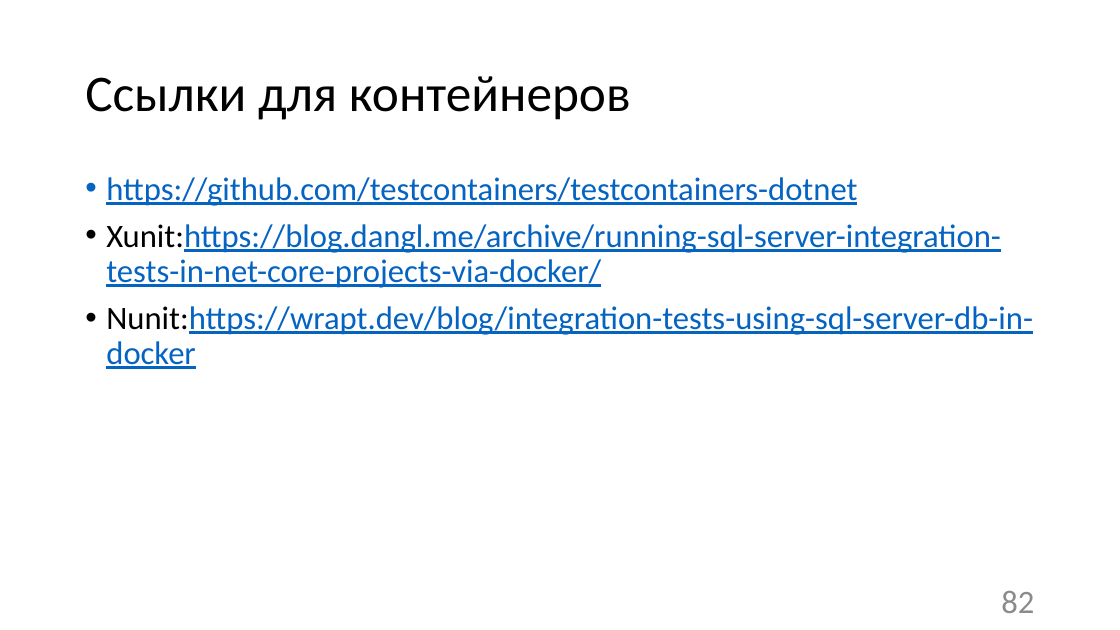
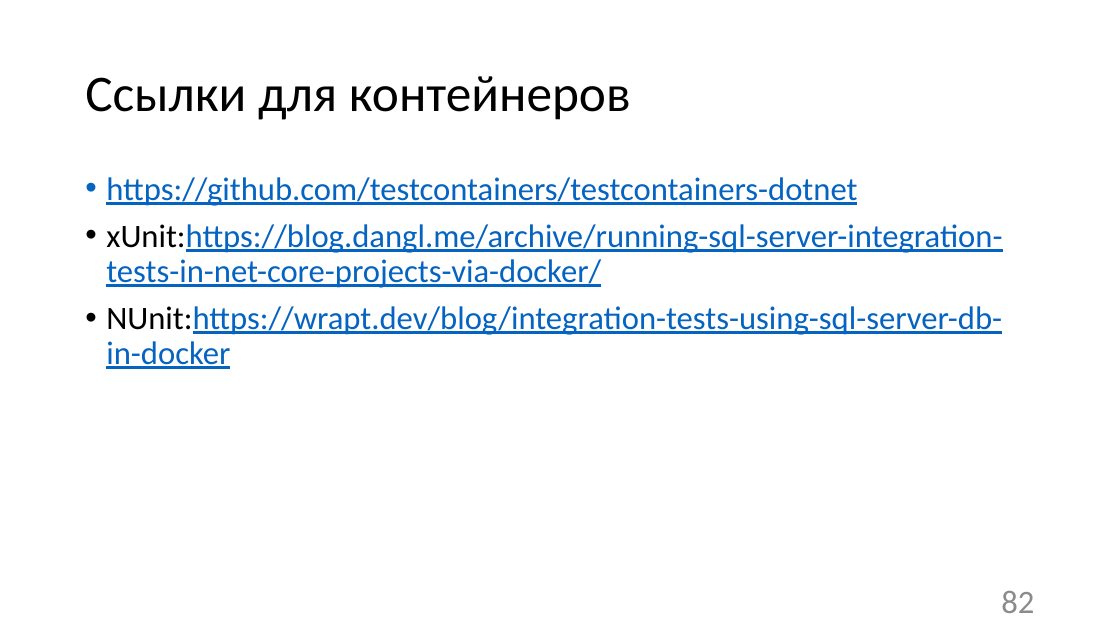
Before and after one commit to Sa1Gur/DbTest.Containers, a slide deck: slide 82 of DbaseTesting.pptx. Drawn at 1120x630 pixels with LibreOffice and Linux fonts; fonts in the diff are those of the drawing. Boxes give left, top, right and bottom in pixels: in the first picture for what was removed or moved away, otherwise in the second. Text is boxed around its words. In the diff, an @@ line names an element or a change of style, - is before the commit and + after.

```diff
--- a/DbaseTesting.pptx
+++ b/DbaseTesting.pptx
@@ text at (106, 224, 1002, 369): text changed @@
-• Xunit:https://blog.dangl.me/archive/running-sql-server-integration-tests-in-net-core-projects-via-docker/
-• Nunit:https://wrapt.dev/blog/integration-tests-using-sql-server-db-in-docker
+• xUnit:https://blog.dangl.me/archive/running-sql-server-integration-tests-in-net-core-projects-via-docker/
+• NUnit:https://wrapt.dev/blog/integration-tests-using-sql-server-db-in-docker
```
Also in this commit, not shown: 67 other slides changed.
